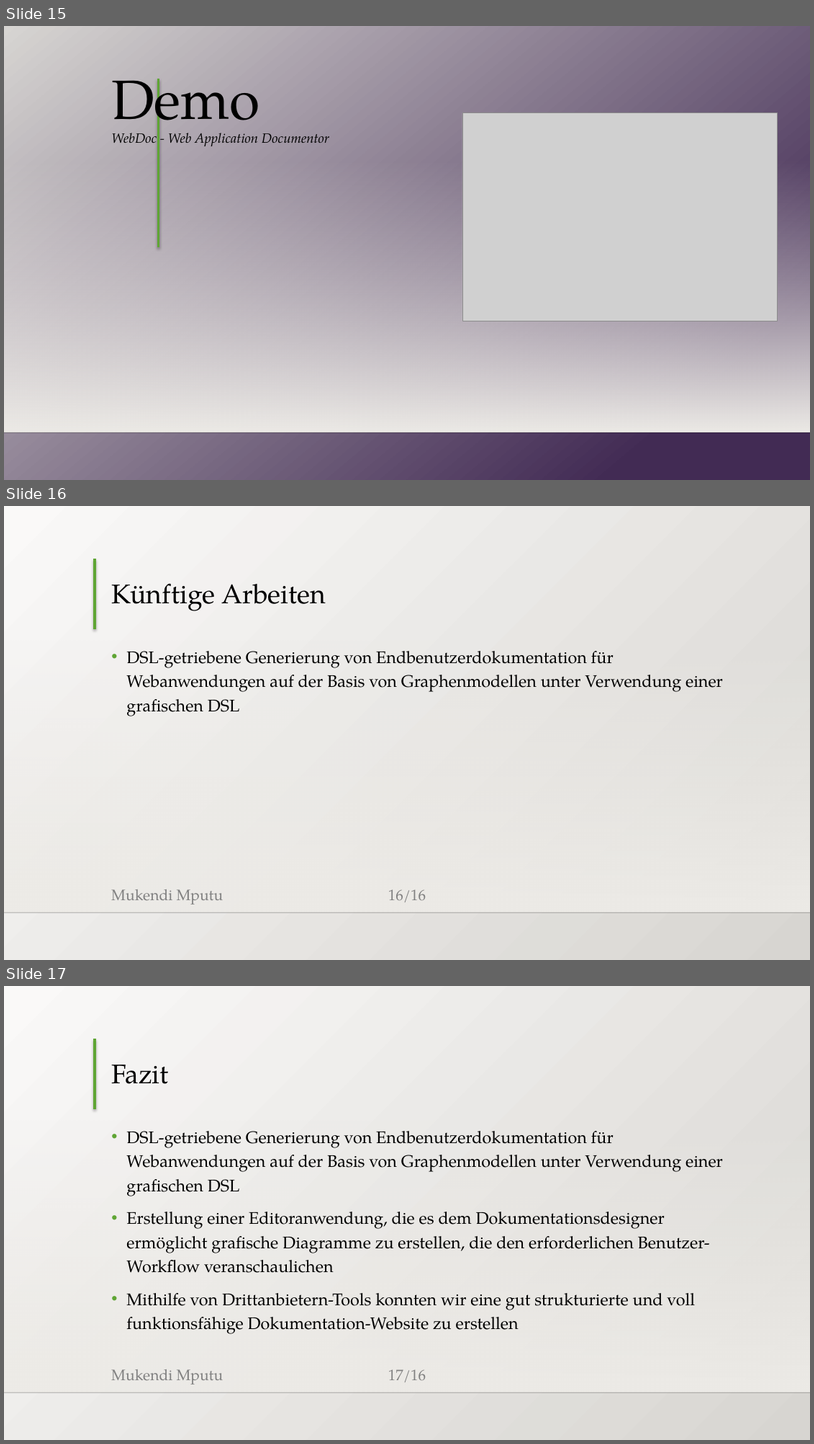
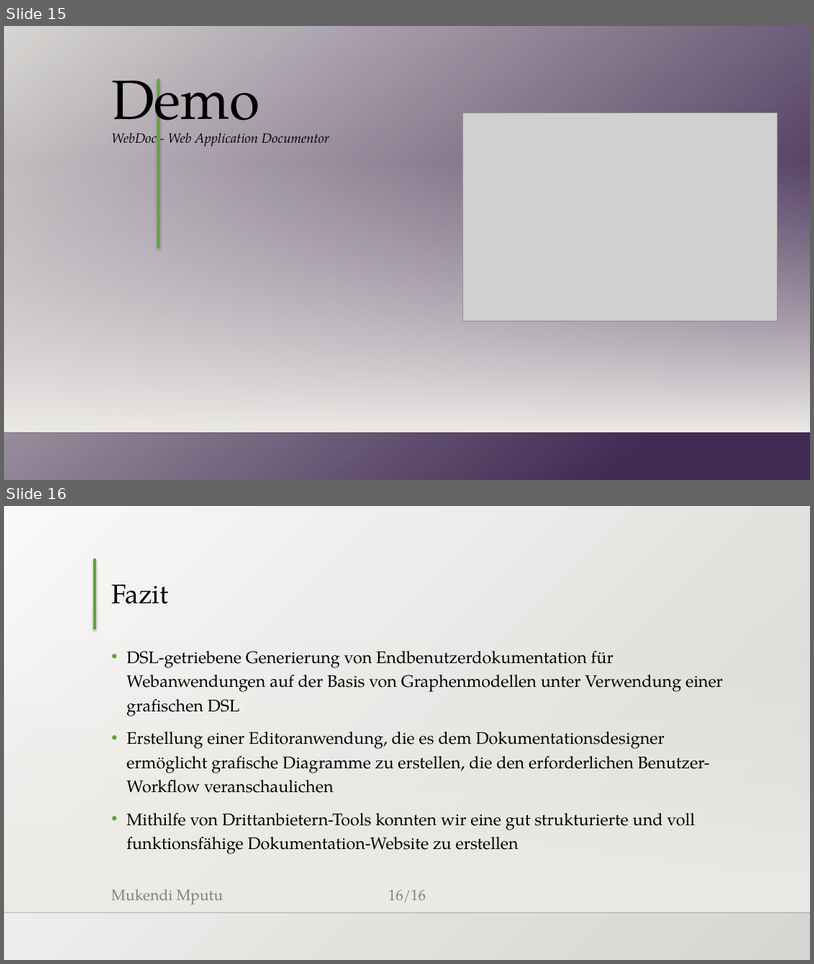
Before and after one commit to MukendiMputu/BachelorThesis, a slide deck: Abschlussvortrag.pptx. Shown one above the other, each under a label of ours: slides 15, 16 and 17 before the commit, slides 15 and 16 after it. The pictures are 814x1444 and 814x964 pixels, drawn with LibreOffice and Linux fonts; fonts in the diff are those of the drawing; grey boxes stand for pictures; background and template pictures are left out. Boxes give left, top, right and bottom in pixels: in the first picture for what was removed or moved away, otherwise in the second. Text is boxed around its words. In the diff, an @@ line names an element or a change of style, - is before the commit and + after.

```diff
--- a/Abschlussvortrag.pptx
+++ b/Abschlussvortrag.pptx
@@ slide 16 removed at bbox=[4, 506, 810, 960], background gradient #FAFAF9 to #D7D5D2; not listed: 5 template elements that a slide beside it also shows @@
@@ title removed at bbox=[111, 583, 326, 611] @@
-Künftige Arbeiten
@@ text removed at bbox=[126, 651, 723, 716] @@
-• DSL-getriebene Generierung von Endbenutzerdokumentation für Webanwendungen auf der Basis von Graphenmodellen unter Verwendung einer grafischen DSL
@@ what was slide 17 is now slide 16 @@
@@ page number at bbox=[388, 889, 426, 902]: text changed @@
-17/16
+16/16
```
Also in this commit, not shown: 2 slides changed, 5 other files.
